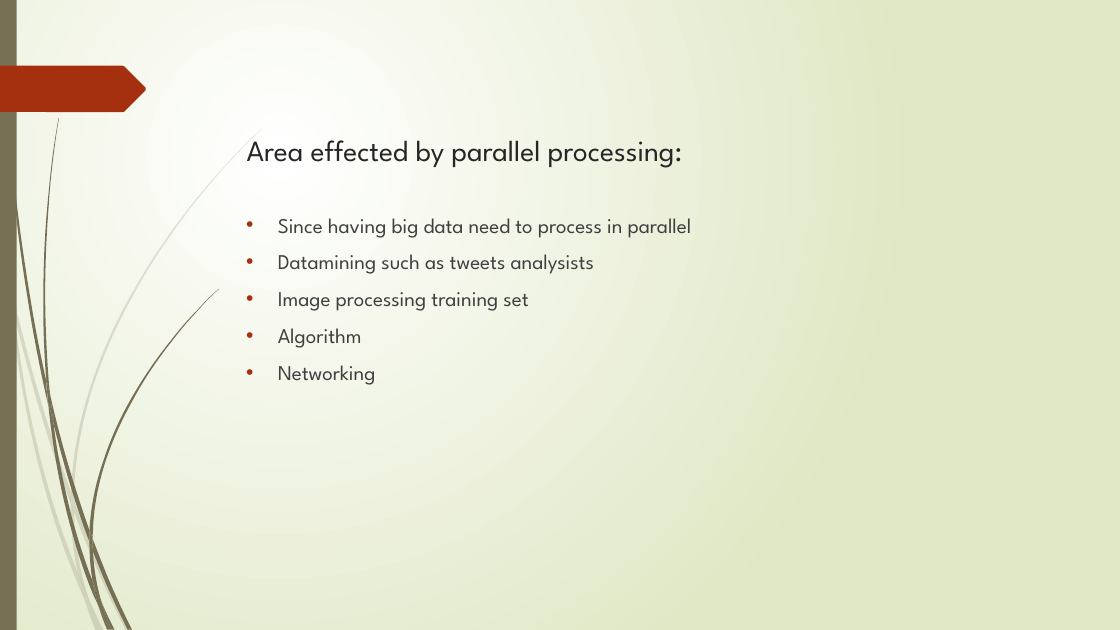
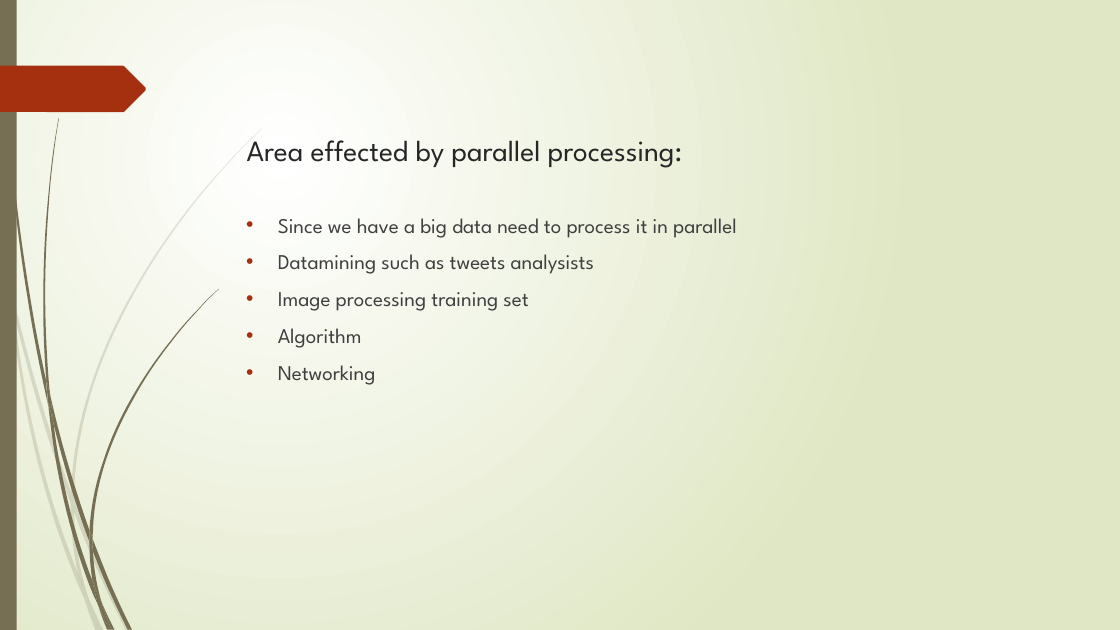
Before and after one commit to saeidmotevali/03-Hive-PigHadoopWorkshop, a slide deck: slide 3 of Pig and Hive.pptx. Drawn at 1120x630 pixels with LibreOffice and Linux fonts; fonts in the diff are those of the drawing. Boxes give left, top, right and bottom in pixels: in the first picture for what was removed or moved away, otherwise in the second. Text is boxed around its words. In the diff, an @@ line names an element or a change of style, - is before the commit and + after.

```diff
--- a/Pig and Hive.pptx
+++ b/Pig and Hive.pptx
@@ text at box(278, 218, 737, 238): text changed @@
-• Since having big data need to process in parallel
+• Since we have a big data need to process it in parallel
```
Also in this commit, not shown: 3 other slides changed, 1 slide added, 3 other files.
